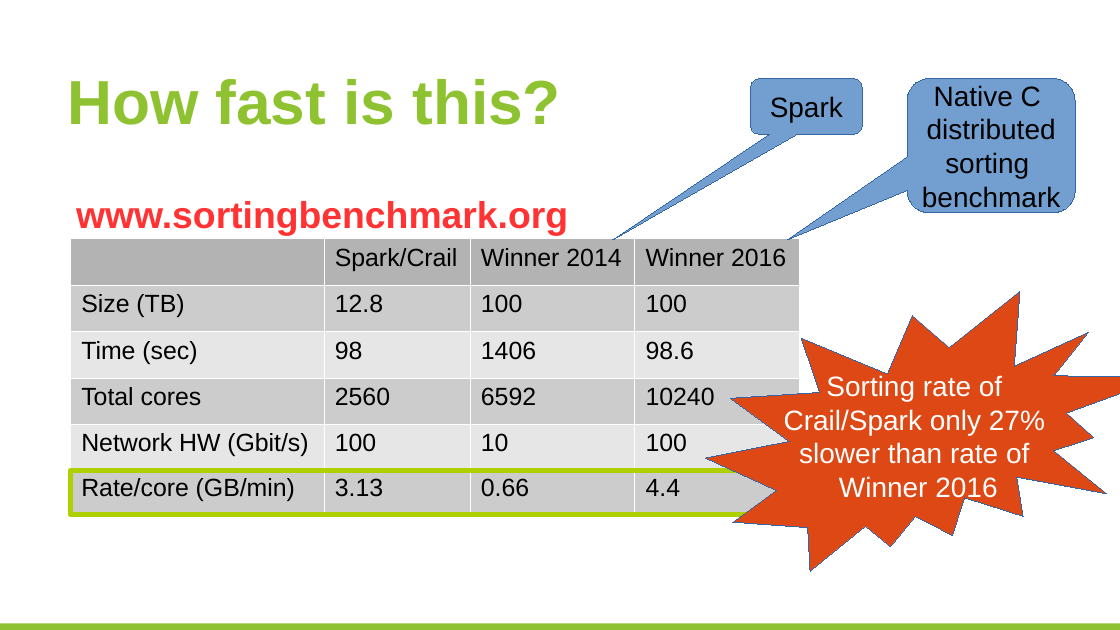
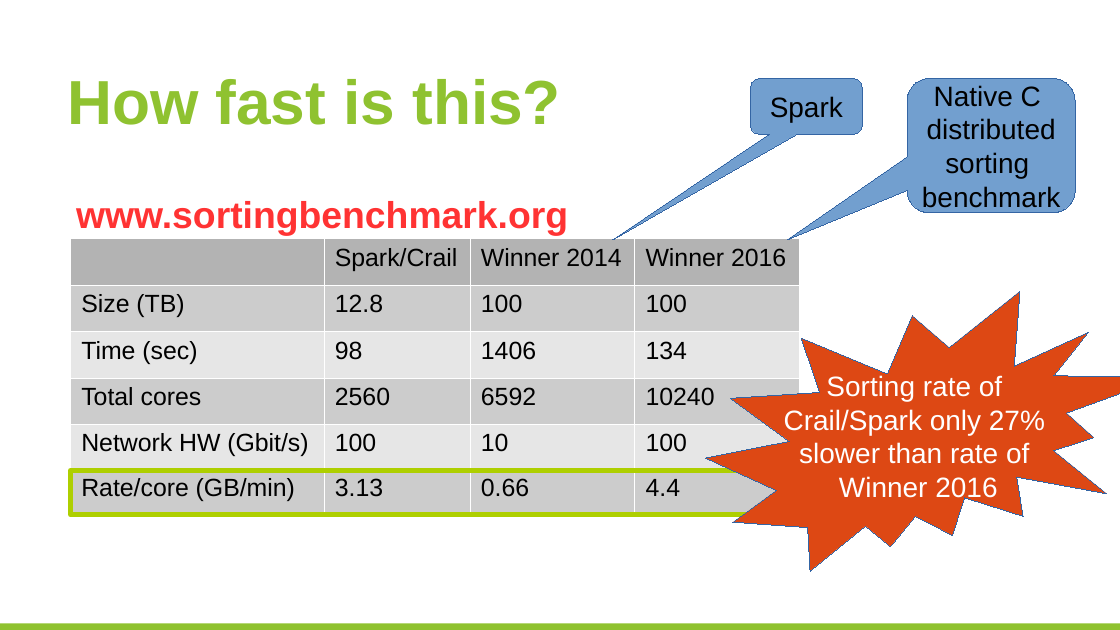
Before and after one commit to huangyibo/spark-summit-17, a slide deck: slide 24 of template.odp. Drawn at 1120x630 pixels with LibreOffice and Linux fonts; fonts in the diff are those of the drawing; background and template pictures are left out. Boxes give left, top, right and bottom in pixels: in the first picture for what was removed or moved away, otherwise in the second. Text is boxed around its words. In the diff, an @@ line names an element or a change of style, - is before the commit and + after.

```diff
--- a/template.odp
+++ b/template.odp
@@ table at <box>71,239,799,515</box> @@
-row 3, column 4: 98.6
+row 3, column 4: 134
```
Also in this commit, not shown: 1 other slide changed, 1 slide added, 1 slide removed.
